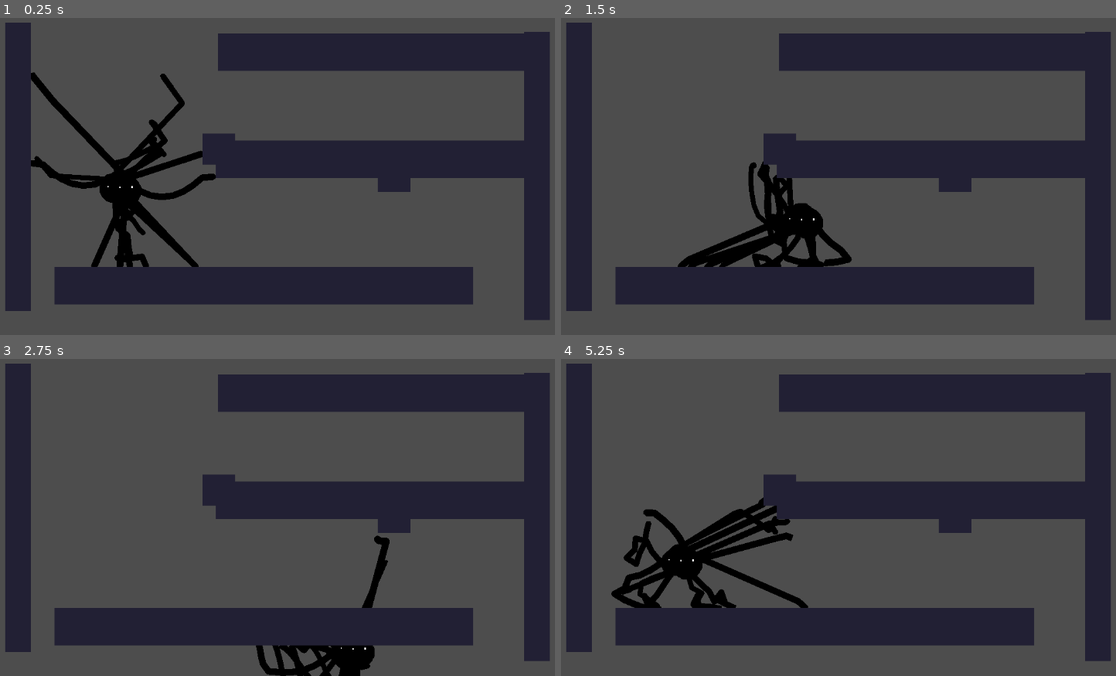
Above: before the commit, frames 1-4 (two rows, left to right).
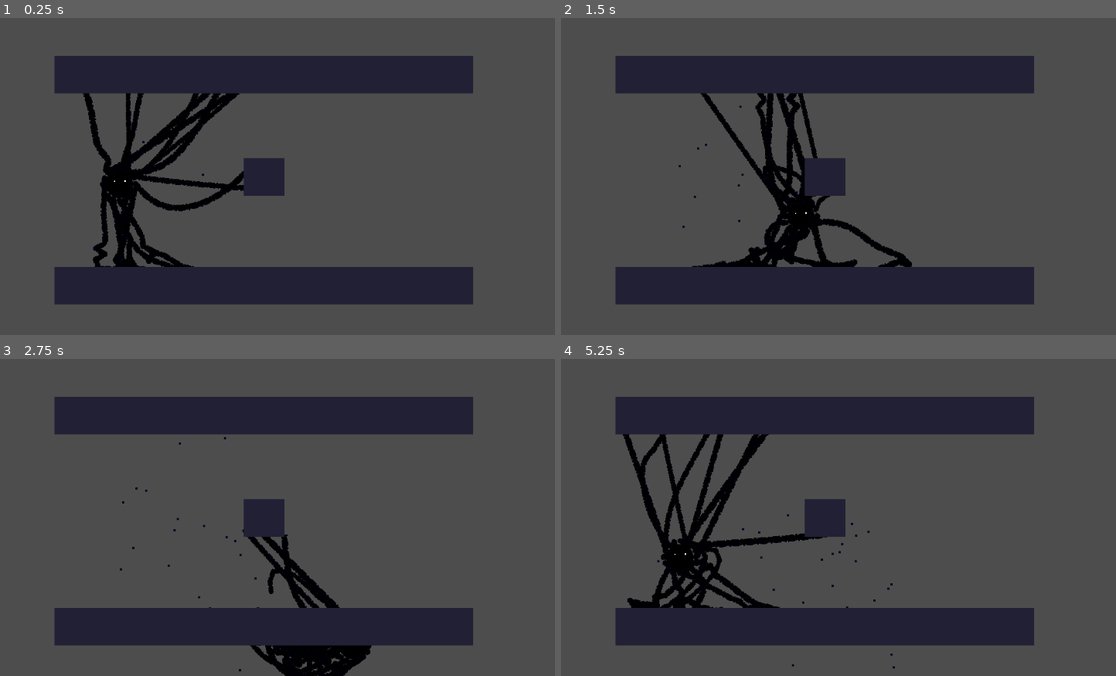
Above: after the commit, the same moments.

Repository: BearWithMePlease/spooky
Game: Godot game, scene res://enemy.tscn
The game is run twice, just before and just after one commit, with the same random seed, the same clock (stepped at 60 frames per second) and the same inputs.
Inputs:
- Up to frame 1 (0.25 s): no input
- Up to frame 2 (1.5 s): hold D (Right) 0.53-1.28 s; hold S (Back) from 1.28 s (still down)
- Up to frame 3 (2.75 s): release S (Back) at 2.03 s; hold D (Right) from 2.03 s (still down)
- Up to frame 4 (5.25 s): release D (Right) at 2.78 s; hold W (Forward) 2.78-3.53 s; hold A (Left) 3.53-5.03 s; hold S (Back) from 5.03 s (still down)

The runs differ from the first frame. In frame 1, 32% of the frame differs, in the area x 0-100%, y 1-96%; in frame 2, 30%; in frame 3, 29%; in frame 4, 33%, in the area x 0-100%, y 1-98%.

Commit message:
more work on monster

Diff:
--- a/enemy.tscn
+++ b/enemy.tscn
@@ -1,107 +1,72 @@
-[gd_scene load_steps=7 format=3 uid="uid://c3cfufhet1let"]
+[gd_scene load_steps=6 format=3 uid="uid://c3cfufhet1let"]
 
 [ext_resource type="Script" path="res://monster.gd" id="1_1tsk6"]
-[ext_resource type="Texture2D" uid="uid://bsvefht7jcchd" path="res://images/face.png" id="1_l7n1k"]
 [ext_resource type="Texture2D" uid="uid://bsfoxkgqdmhpf" path="res://images/wall.png" id="2_76fud"]
-[ext_resource type="PackedScene" uid="uid://3h6eguht44i6" path="res://monsterLeg.tscn" id="3_02nh1"]
+[ext_resource type="PackedScene" uid="uid://mb1u0vbty7ft" path="res://prefabs/monsterFace.tscn" id="3_1t6w6"]
+[ext_resource type="PackedScene" uid="uid://3h6eguht44i6" path="res://prefabs/monsterLeg.tscn" id="3_02nh1"]
 
-[sub_resource type="RectangleShape2D" id="RectangleShape2D_altyg"]
-size = Vector2(100, 98)
-
-[sub_resource type="RectangleShape2D" id="RectangleShape2D_6bd8l"]
-size = Vector2(100, 98)
+[sub_resource type="RectangleShape2D" id="RectangleShape2D_y38ng"]
+size = Vector2(98.7465, 88.6354)
 
 [node name="Enemy" type="Node2D"]
 
-[node name="Monster" type="Node2D" parent="."]
+[node name="Monster" type="Node2D" parent="." node_paths=PackedStringArray("particles")]
 position = Vector2(276, 367)
 script = ExtResource("1_1tsk6")
-radius = 20.0
+facesCount = 5
 monsterLegScene = ExtResource("3_02nh1")
+monsterFaceScene = ExtResource("3_1t6w6")
+particles = NodePath("CPUParticles2D")
 
-[node name="Face" type="Sprite2D" parent="Monster"]
-texture_filter = 1
-texture = ExtResource("1_l7n1k")
-
-[node name="Face3" type="Sprite2D" parent="Monster"]
-texture_filter = 1
-position = Vector2(-12, 10)
-texture = ExtResource("1_l7n1k")
-
-[node name="Face2" type="Sprite2D" parent="Monster"]
-texture_filter = 1
-position = Vector2(12, 12)
-scale = Vector2(1.17347, 1.17347)
-texture = ExtResource("1_l7n1k")
+[node name="CPUParticles2D" type="CPUParticles2D" parent="Monster"]
+amount = 25
+lifetime = 3.0
+emission_shape = 4
+emission_points = PackedVector2Array()
+emission_colors = PackedColorArray()
+direction = Vector2(0, 0)
+spread = 180.0
+gravity = Vector2(0, 2)
+initial_velocity_min = 2.0
+initial_velocity_max = 15.0
+scale_amount_min = 4.0
+scale_amount_max = 4.0
+color = Color(0.00784314, 0.00784314, 0.14902, 1)
 
 [node name="Walls" type="Node2D" parent="."]
-
-[node name="Wall" type="Sprite2D" parent="Walls"]
-position = Vector2(87, 334)
-scale = Vector2(0.489899, 5.43939)
-texture = ExtResource("2_76fud")
-
-[node name="Area2D" type="Area2D" parent="Walls/Wall"]
-
-[node name="CollisionShape2D" type="CollisionShape2D" parent="Walls/Wall/Area2D"]
-shape = SubResource("RectangleShape2D_altyg")
-
-[node name="Wall2" type="Sprite2D" parent="Walls"]
-position = Vector2(1055, 351)
-scale = Vector2(0.489899, 5.43939)
-texture = ExtResource("2_76fud")
-
-[node name="Area2D" type="Area2D" parent="Walls/Wall2"]
-
-[node name="CollisionShape2D" type="CollisionShape2D" parent="Walls/Wall2/Area2D"]
-shape = SubResource("RectangleShape2D_altyg")
 
 [node name="Wall3" type="Sprite2D" parent="Walls"]
 position = Vector2(545.5, 556)
 scale = Vector2(7.88889, 0.699495)
 texture = ExtResource("2_76fud")
 
-[node name="Area2D" type="Area2D" parent="Walls/Wall3"]
+[node name="StaticBody2D" type="StaticBody2D" parent="Walls/Wall3"]
+collision_layer = 2
 
-[node name="CollisionShape2D" type="CollisionShape2D" parent="Walls/Wall3/Area2D"]
-shape = SubResource("RectangleShape2D_6bd8l")
+[node name="CollisionShape2D" type="CollisionShape2D" parent="Walls/Wall3/StaticBody2D"]
+scale = Vector2(1, 1)
+shape = SubResource("RectangleShape2D_y38ng")
 
 [node name="Wall4" type="Sprite2D" parent="Walls"]
-position = Vector2(751, 120)
-scale = Vector2(5.87879, 0.699495)
+position = Vector2(546, 162)
+scale = Vector2(7.88889, 0.699495)
 texture = ExtResource("2_76fud")
 
-[node name="Area2D" type="Area2D" parent="Walls/Wall4"]
+[node name="StaticBody2D" type="StaticBody2D" parent="Walls/Wall4"]
+collision_layer = 2
 
-[node name="CollisionShape2D" type="CollisionShape2D" parent="Walls/Wall4/Area2D"]
-shape = SubResource("RectangleShape2D_6bd8l")
+[node name="CollisionShape2D" type="CollisionShape2D" parent="Walls/Wall4/StaticBody2D"]
+scale = Vector2(1, 1)
+shape = SubResource("RectangleShape2D_y38ng")
 
-[node name="Wall7" type="Sprite2D" parent="Walls"]
-position = Vector2(747, 320)
-scale = Vector2(5.87879, 0.699495)
+[node name="Wall5" type="Sprite2D" parent="Walls"]
+position = Vector2(546, 353)
+scale = Vector2(0.767676, 0.699495)
 texture = ExtResource("2_76fud")
 
-[node name="Area2D" type="Area2D" parent="Walls/Wall7"]
+[node name="StaticBody2D" type="StaticBody2D" parent="Walls/Wall5"]
+collision_layer = 2
 
-[node name="CollisionShape2D" type="CollisionShape2D" parent="Walls/Wall7/Area2D"]
-shape = SubResource("RectangleShape2D_6bd8l")
-
-[node name="Wall5" type="Sprite2D" parent="Walls"]
-position = Vector2(789, 352)
-scale = Vector2(0.616162, 0.592172)
-texture = ExtResource("2_76fud")
-
-[node name="Area2D" type="Area2D" parent="Walls/Wall5"]
-
-[node name="CollisionShape2D" type="CollisionShape2D" parent="Walls/Wall5/Area2D"]
-shape = SubResource("RectangleShape2D_6bd8l")
-
-[node name="Wall6" type="Sprite2D" parent="Walls"]
-position = Vector2(462, 301)
-scale = Vector2(0.616162, 0.592172)
-texture = ExtResource("2_76fud")
-
-[node name="Area2D" type="Area2D" parent="Walls/Wall6"]
-
-[node name="CollisionShape2D" type="CollisionShape2D" parent="Walls/Wall6/Area2D"]
-shape = SubResource("RectangleShape2D_6bd8l")
+[node name="CollisionShape2D" type="CollisionShape2D" parent="Walls/Wall5/StaticBody2D"]
+scale = Vector2(1, 1)
+shape = SubResource("RectangleShape2D_y38ng")
--- a/monster.gd
+++ b/monster.gd
@@ -1,16 +1,28 @@
 extends Node2D
 
+class_name Monster
+
 # Inspired by The Rain World https://youtu.be/sVntwsrjNe4
-
+@export var monsterSpeed: float = 300.0
+@export var facesCount: int = 4
 @export var legsCount: int = 16
-@export var radius: float = 30.0
+@export var legRadius: float = 30.0
 @export var monsterLegScene: PackedScene = null
+@export var monsterFaceScene: PackedScene = null
+@export var particles: CPUParticles2D = null
 var _legPosition: Array[Vector2] = []
 var _legGroundPos: Array[Vector2] = []
 var _legIsOnGround: Array[bool] = []
 var _legs: Array[MonsterLeg] = []
+var _faces: Array[RigidBody2D] = []
 
 func _ready() -> void:
+	for i in facesCount:
+		var face := monsterFaceScene.instantiate() as RigidBody2D
+		add_child(face)
+		face.position = Vector2(randf_range(-1, 1), randf_range(-1, 1))
+		_faces.append(face)
+
 	for i in legsCount:
 		var leg := monsterLegScene.instantiate() as MonsterLeg
 		add_child(leg)
@@ -24,7 +36,7 @@
 		_legPosition[legIndex] = Vector2(
 			cos(angle),
 			sin(angle)
-		) * radius
+		) * legRadius
 		angle += 2.0 * PI / float(_legs.size())
 
 func _process(delta: float) -> void:
@@ -38,15 +50,32 @@
 	if(Input.is_action_pressed("Left")):
 		input.x -= 1
 	input = input.normalized()
-	const SPEED: float = 300.0
-	global_position += input * SPEED * delta
+	global_position += input * monsterSpeed * delta
 
+	var center := Vector2(0, 0)
+	for faceIndex in _faces.size():
+		var rigidbody := _faces[faceIndex] as RigidBody2D
+		if rigidbody != null:
+			rigidbody.global_position = lerp(rigidbody.global_position, global_position, delta)
+			#const FORCE: float = 1
+			#var direction := -rigidbody.position
+			#rigidbody.apply_force(direction * FORCE)
+			#rigidbody.linear_velocity = clamp(rigidbody.linear_velocity, Vector2(-100, -100), Vector2(100, 100))
+			rigidbody.linear_velocity = rigidbody.linear_velocity * clampf(1.0 - delta * 10000.0, 0, 1)
+			center += rigidbody.global_position
+	center /= _faces.size()
+	global_position = lerp(global_position, center, 10.0 * delta)
+	#
 	for legIndex in _legs.size():
 		var raySource: Vector2 = global_position + _legPosition[legIndex]
-		_legs[legIndex].setFixedPoint(raySource, _legGroundPos[legIndex], _legIsOnGround[legIndex])
+		_legs[legIndex].updateLeg(raySource, _legGroundPos[legIndex], _legIsOnGround[legIndex])
+
+	var allPoints: Array[Vector2] = []
+	for leg in _legs:
+		allPoints.append_array(leg.getAllPoints())
+	particles.emission_points = allPoints
 
 func _physics_process(delta):
-	var angleStep: float = 2.0 * PI / float(_legs.size())
 	for legIndex in _legs.size():
 		# Check if position of legs is valid
 		# not longer then leg itself
@@ -56,35 +85,26 @@
 		if (direction).length() > _legs[legIndex].getLegLength():
 			needsToFindNewPos = true
 
-	 	#is in right range of angle
-		var targetAngle: float = angleStep * legIndex
-		var targetDir = Vector2(
-			cos(targetAngle),
-			sin(targetAngle)
-		).normalized()
-		direction = direction.normalized()
-
-		#if direction.dot(targetDir) < 0.3:
-			#needsToFindNewPos = true
-
 		if not needsToFindNewPos and _legIsOnGround[legIndex]:
 			continue
 
-		#var rayDir: Vector2 = Vector2(
-			#cos(targetAngle + randf_range(-angleStep * 0.25, angleStep * 0.25)),
-			#sin(targetAngle + randf_range(-angleStep * 0.25, angleStep * 0.25))
-		#)
-		var rayDir: Vector2 = Vector2(
-			cos(randf_range(0, 2 * PI)),
-			sin(randf_range(0, 2 * PI))
-		)
-		var rayTarget: Vector2 = raySource + rayDir.normalized() * _legs[legIndex].getLegLength()
-		var space_state = get_world_2d().direct_space_state
-		var query = PhysicsRayQueryParameters2D.create(raySource, rayTarget)
-		query.collide_with_areas = true
-		var result = space_state.intersect_ray(query)
-		if result:
-			_legGroundPos[legIndex] = result.position
-			_legIsOnGround[legIndex] = true
-		else:
-			_legIsOnGround[legIndex] = false
+		# Try to find ground randomly 10 times with raycast
+		for i in 10:
+			var randomDirection: Vector2 = Vector2(
+				cos(randf_range(0, 2 * PI)),
+				sin(randf_range(0, 2 * PI))
+			).normalized()
+			var rayTarget: Vector2 = raySource + randomDirection * _legs[legIndex].getLegLength()
+			var query = PhysicsRayQueryParameters2D.create(raySource, rayTarget)
+			#query.collide_with_areas = true
+			query.collide_with_bodies = true
+			query.collision_mask = 0b10
+			var space_state = get_world_2d().direct_space_state
+			var result = space_state.intersect_ray(query)
+			# If found, store it
+			if result:
+				_legGroundPos[legIndex] = result.position
+				_legIsOnGround[legIndex] = true
+				break
+			else:
+				_legIsOnGround[legIndex] = false
--- a/monsterLeg.gd
+++ b/monsterLeg.gd
@@ -16,34 +16,41 @@
 @export var lineLength: float = 200.0
 @export var gravity: float = 300.0
 @export var numIterations: int = 100
-@export var changeTargetSmoothness: float = 5.0 # more => faster
+@export var changeTime: float = 3.0 # more => faster
 @export var verletSmoothness: float = 0.75 # more => more janky
+
 var _targetGlobalPoint := Vector2(0, 0)
+var _oldTargetGlobalPoint := Vector2(0, 0)
 var _sourceGlobalPoint := Vector2(0, 0)
 var _points: Array[Point] = [] # simulated points
 var _sticks: Array[Stick] = []
 var _isInited: bool = false
-var _hasTarget: bool = false
+var _isOnGround: bool = false
+var _changeTargetTimer: float = 0.0
 
 """from and to must be points in GLOBAL SPACE"""
-func setFixedPoint(from: Vector2, to: Vector2, lockLast: bool) -> void:
+func updateLeg(from: Vector2, to: Vector2, isOnGround: bool) -> void:
 	_sourceGlobalPoint = from
-	_targetGlobalPoint = to
 	if not _isInited:
-		init(from, to)
-		_isInited = true
-	_hasTarget = lockLast
-
-func getLastPointPos() -> Vector2:
-	return _points[_points.size() - 1].position
+		_initialize(from, to)
+	if (_targetGlobalPoint - to).length() > 0.1:
+		_oldTargetGlobalPoint = _points[_points.size() - 1].position
+		_targetGlobalPoint = to
+		_changeTargetTimer = 0.0
+	_isOnGround = isOnGround
 
 func getLegLength() -> float:
 	return lineLength
 
-func _lerp(A: Vector2, B: Vector2, procent: float) -> Vector2:
-	return A + (B - A) * procent
+func getAllPoints() -> Array[Vector2]:
+	var arr: Array[Vector2] = []
+	for point in _points:
+		if not point.locked:
+			arr.append(to_local(point.position))
+	return arr
 
-func init(from: Vector2, to: Vector2) -> void:
+func _initialize(from: Vector2, to: Vector2) -> void:
+	_isInited = true
 	_points.resize(pointCount)
 	_sticks.resize(pointCount - 1)
 
@@ -53,13 +60,15 @@
 	newArr.fill(Vector2(0,0))
 	self.points = newArr
 
+	# Sread points between from and to
 	for i in _points.size():
 		_points[i] = Point.new()
-		var pos := _lerp(from, to, float(i) / float(pointCount))
+		var pos: Vector2 = lerp(from, to, float(i) / float(pointCount))
 		_points[i].position = pos
 		_points[i].prevPosition = pos
 		_points[i].locked = false
 
+	# Lock first and last point
 	_points[0].locked = true
 	_points[pointCount - 1].locked = true
 
@@ -76,28 +85,39 @@
 	if not _isInited:
 		return
 
+	# Update first point
 	_points[0].position = _sourceGlobalPoint
+
+	# It locks some if the points in the end of the line to make it more stretched,
+	# but looks kinda bad...
 	var dst := (_targetGlobalPoint - _sourceGlobalPoint).length()
 	var notNeededSegments: int = max(0, dst / (lineLength / _points.size()))
+	notNeededSegments /= 5
 	for i in range(1, pointCount):
-		_points[i].locked = _hasTarget and (i >= pointCount - notNeededSegments - 1)
+		_points[i].locked = _isOnGround and (i >= pointCount - notNeededSegments - 1)
 		if _points[i].locked:
-			_points[i].position = _lerp(_points[i].position, _targetGlobalPoint, changeTargetSmoothness * delta)
+			# Transition between old position and new using easing function
+			_changeTargetTimer = min(changeTime, _changeTargetTimer + delta)
+			_points[i].position = lerp(_oldTargetGlobalPoint, _targetGlobalPoint, _ease_in_out_back(_changeTargetTimer / changeTime))
 
+	# Simulate rope behaviour
 	_simulate(delta * 2.0)
+
+	# Set Line2D points
 	for pointIndex in _points.size():
 		self.points[pointIndex] = to_local(_points[pointIndex].position)
 
+# Easing function from https://easings.net/
+func _ease_in_out_back(x: float) -> float:
+	var c1 = 1.70158
+	var c2 = c1 * 1.525
+	if x < 0.5:
+		return (pow(2 * x, 2) * ((c2 + 1) * 2 * x - c2)) / 2
+	else:
+		return (pow(2 * x - 2, 2) * ((c2 + 1) * (2 * x - 2) + c2) + 2) / 2
+
 # Verlet Intergation https://youtu.be/PGk0rnyTa1U
 func _simulate(delta: float):
-	#var allArea2D: Array[Rect2] = []
-	#for child in get_tree().root.get_children(true):
-		#if child is Area2D:
-			#var shape = child.get_child(0) as CollisionShape2D
-			#var rectShape = shape.shape as RectangleShape2D
-			#var rect = rectShape.get_rect() as Rect2
-			#allArea2D.append(rect)
-
 	for p in _points:
 		if not p.locked:
 			var positionBeforeUpdate := Vector2(p.position.x, p.position.y)
@@ -113,6 +133,7 @@
 			if not stick.pointB.locked:
 				stick.pointB.position = stickCentre - stickDir * stick.length / 2.0
 
+# Wobly collision of lines with ground using raycast
 func _physics_process(delta):
 	for stick in _sticks:
 		var raySource = stick.pointA.position
@@ -120,7 +141,9 @@
 		var rayDirection = (raySource - rayTarget).normalized()
 		var space_state = get_world_2d().direct_space_state
 		var query = PhysicsRayQueryParameters2D.create(raySource, rayTarget)
-		query.collide_with_areas = true
+		#query.collide_with_areas = true
+		query.collide_with_bodies = true
+		query.collision_mask = 0b10
 		var result = space_state.intersect_ray(query)
 		if result:
 			stick.pointB.position = result.position + rayDirection * 2.0
--- /dev/null
+++ b/prefabs/monsterFace.tscn
@@ -0,0 +1,18 @@
+[gd_scene load_steps=3 format=3 uid="uid://mb1u0vbty7ft"]
+
+[ext_resource type="Texture2D" uid="uid://bsvefht7jcchd" path="res://images/monster/face.png" id="1_7y10q"]
+
+[sub_resource type="CircleShape2D" id="CircleShape2D_jld6m"]
+radius = 19.0263
+
+[node name="Face" type="RigidBody2D"]
+texture_filter = 1
+collision_mask = 3
+gravity_scale = 0.0
+contact_monitor = true
+
+[node name="Sprite2D" type="Sprite2D" parent="."]
+texture = ExtResource("1_7y10q")
+
+[node name="CollisionShape2D" type="CollisionShape2D" parent="."]
+shape = SubResource("CircleShape2D_jld6m")
--- a/monsterLeg.tscn
+++ b/prefabs/monsterLeg.tscn
@@ -1,16 +1,21 @@
-[gd_scene load_steps=2 format=3 uid="uid://3h6eguht44i6"]
+[gd_scene load_steps=3 format=3 uid="uid://3h6eguht44i6"]
 
 [ext_resource type="Script" path="res://monsterLeg.gd" id="1_pqr8q"]
+[ext_resource type="Texture2D" uid="uid://bw6olo6fvsbaj" path="res://images/monster/legTexture.png" id="1_suxkp"]
 
 [node name="Leg" type="Line2D"]
 z_index = -1
 y_sort_enabled = true
+texture_filter = 1
+texture_repeat = 2
 position = Vector2(9, 7)
 points = PackedVector2Array(0, 0, 269, 189, 456, 255, 618, 163)
-default_color = Color(0, 0, 0, 1)
+texture = ExtResource("1_suxkp")
+texture_mode = 1
 joint_mode = 2
 begin_cap_mode = 2
 end_cap_mode = 2
 antialiased = true
 script = ExtResource("1_pqr8q")
-lineLength = 300.0
+lineLength = 275.0
+changeTime = 0.5
Binary file removed: images/face.png
Binary file added: images/monster/face.png
Not shown, added: images/monster/face.png.import
Binary file added: images/monster/legTexture.png
Not shown, changed: images/monster/legTexture.png.import
Not shown, added: ene2E73.tmp
Not shown, added: eneA03.tmp
